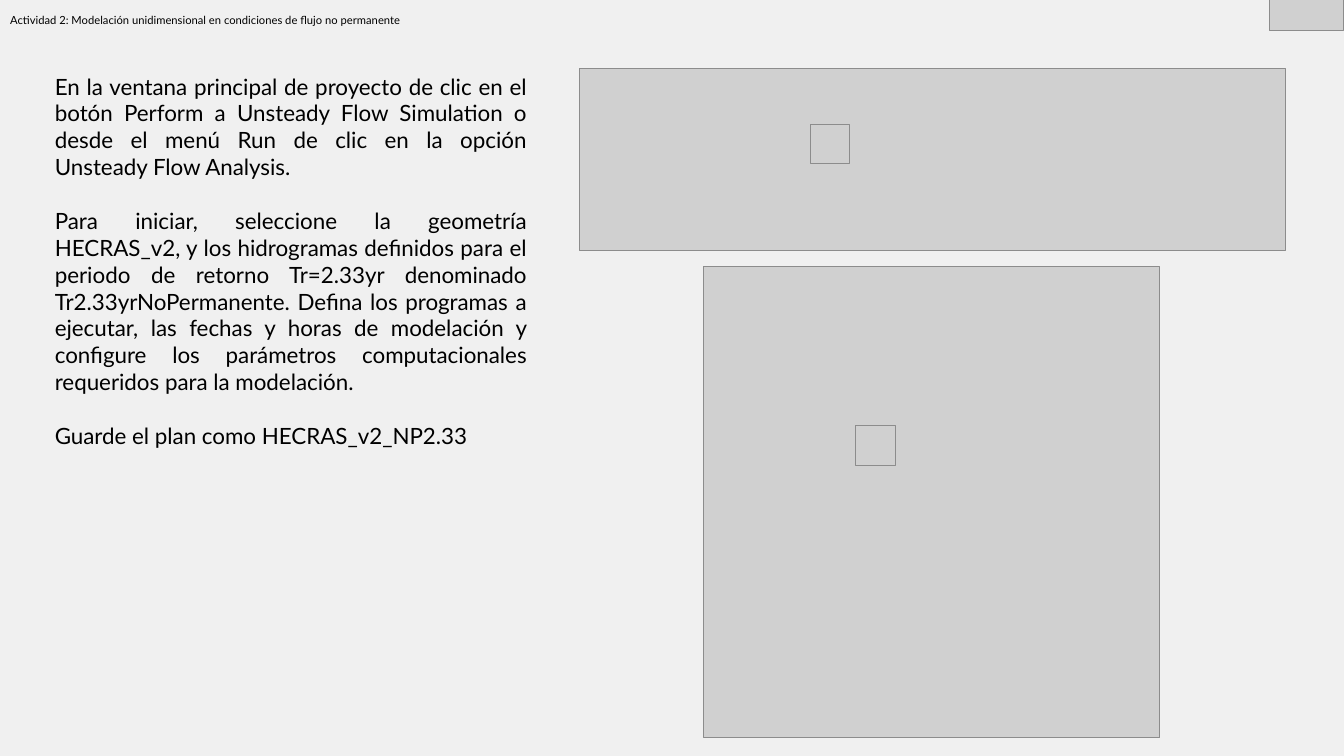
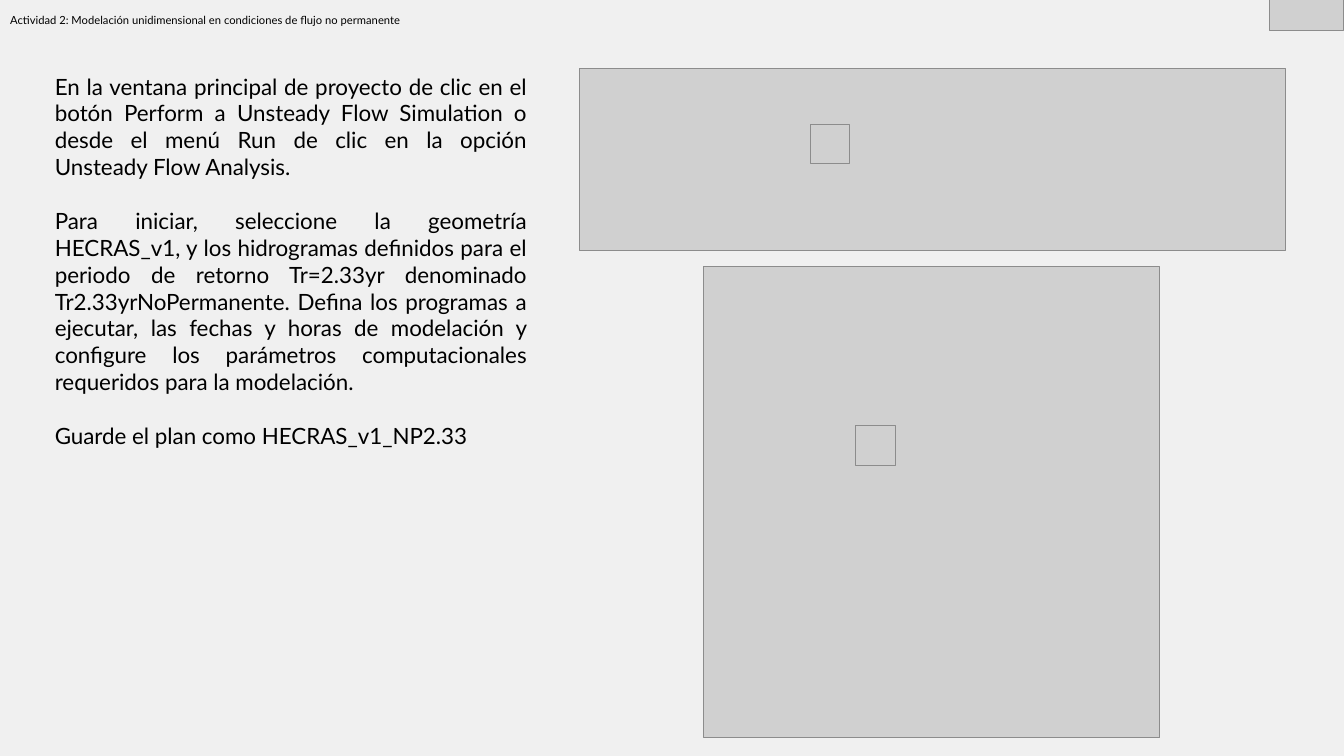
Before and after one commit to rcfdtools/R.HCMC, a slide deck: slide 9 of activity/M03A04/M03A04.pptx. Drawn at 1344x756 pixels with LibreOffice and Linux fonts; fonts in the diff are those of the drawing; grey boxes stand for pictures. Boxes give left, top, right and bottom in pixels: in the first picture for what was removed or moved away, otherwise in the second. Text is boxed around its words. In the diff, an @@ line names an element or a change of style, - is before the commit and + after.

```diff
--- a/activity/M03A04/M03A04.pptx
+++ b/activity/M03A04/M03A04.pptx
@@ text at [55, 212, 528, 448]: text changed @@
-Para iniciar, seleccione la geometría HECRAS_v2, y los hidrogramas definidos para el periodo de retorno Tr=2.33yr denominado Tr2.33yrNoPermanente. Defina los programas a ejecutar, las fechas y horas de modelación y configure los parámetros computacionales requeridos para la modelación.
-Guarde el plan como HECRAS_v2_NP2.33
+Para iniciar, seleccione la geometría HECRAS_v1, y los hidrogramas definidos para el periodo de retorno Tr=2.33yr denominado Tr2.33yrNoPermanente. Defina los programas a ejecutar, las fechas y horas de modelación y configure los parámetros computacionales requeridos para la modelación.
+Guarde el plan como HECRAS_v1_NP2.33
```
Also in this commit, not shown: 6 other slides changed, 2 other files.
